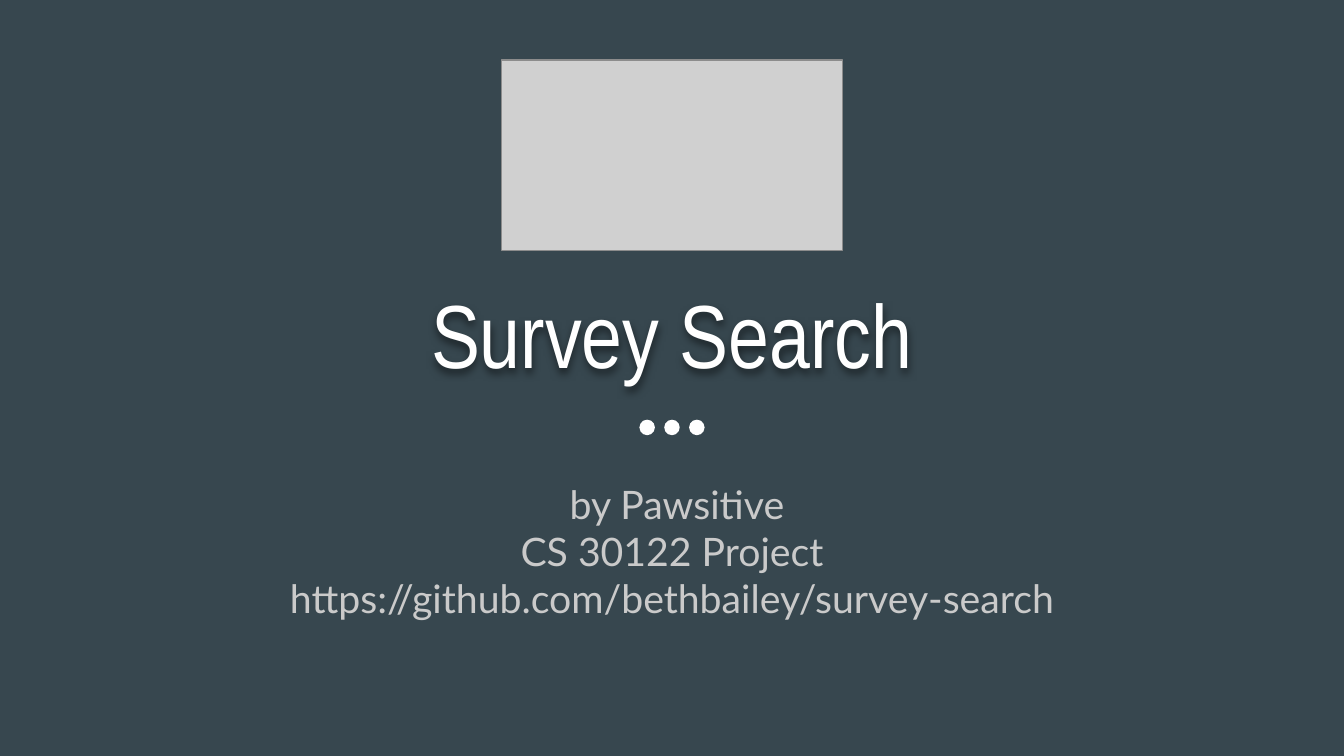
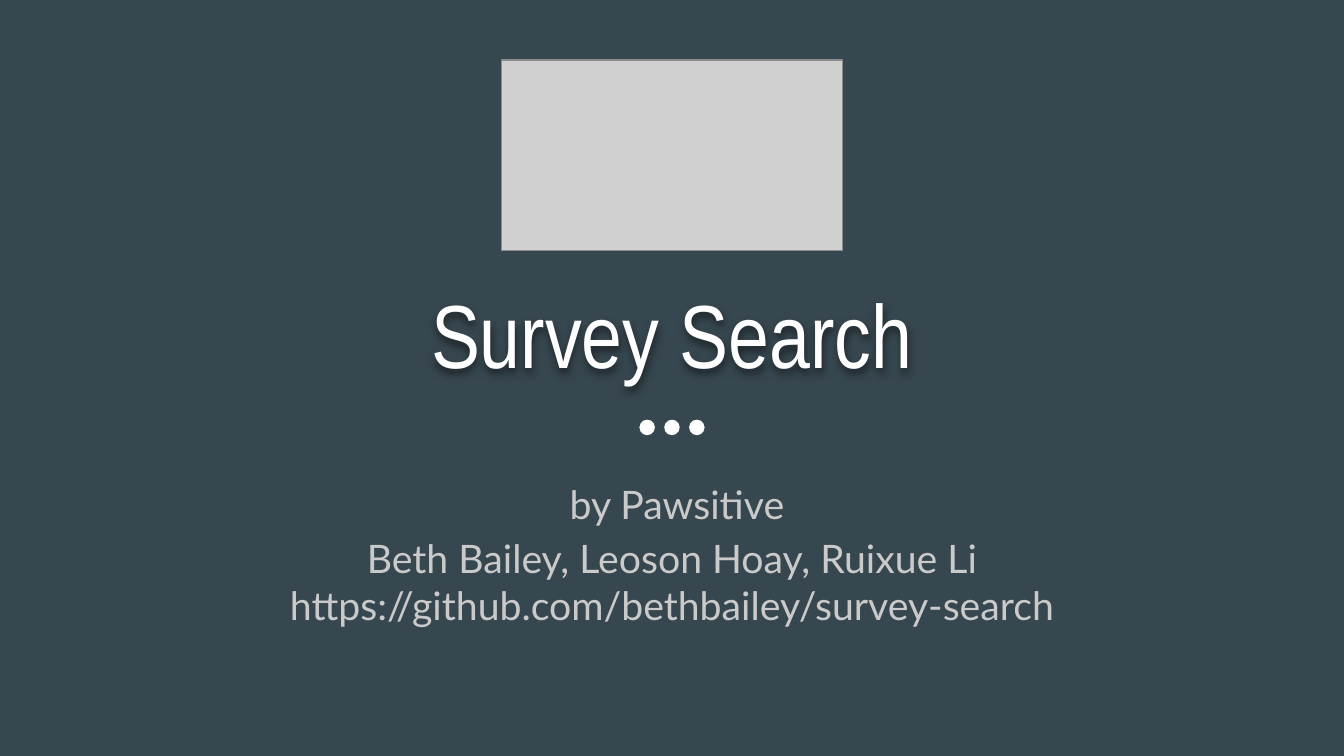
Before and after one commit to bethbailey/survey-search, a slide deck: slide 1 of Final Presentation/Final CS Project Presentation-2.pptx. Drawn at 1344x756 pixels with LibreOffice and Linux fonts; fonts in the diff are those of the drawing; grey boxes stand for pictures. Boxes give left, top, right and bottom in pixels: in the first picture for what was removed or moved away, otherwise in the second. Text is boxed around its words. In the diff, an @@ line names an element or a change of style, - is before the commit and + after.

```diff
--- a/Final Presentation/Final CS Project Presentation-2.pptx
+++ b/Final Presentation/Final CS Project Presentation-2.pptx
@@ subtitle at (x1=367, y1=544, x2=977, y2=580): text changed @@
-CS 30122 Project
+Beth Bailey, Leoson Hoay, Ruixue Li
```
Also in this commit, not shown: 4 other slides changed, 5 other files.
